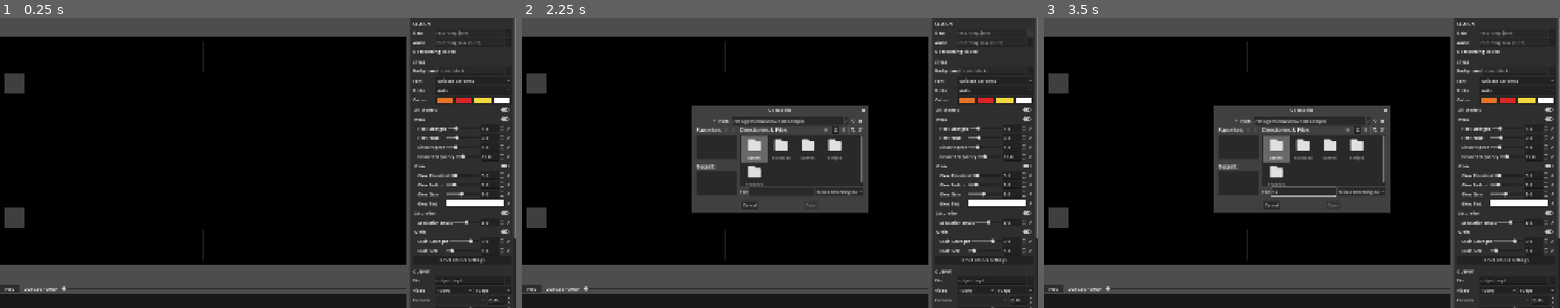
Above: before the commit, frames 1-3 (left to right).
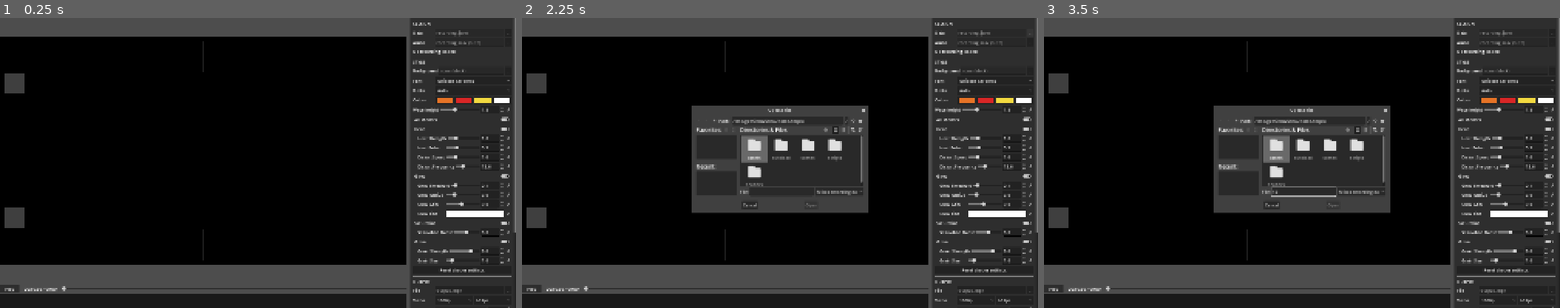
Above: after the commit, the same moments.

Repository: adufou/mix-visualizer
Game: Godot game, scene res://scenes/boot.tscn
Two runs of this game, one before a commit and one after it. Both use one fixed random seed, a clock stepped at 60 frames per second and the inputs below. The engine's default icon, where the game draws it, is replaced by a stand-in: a white triangle on a blue panel in a dark square.
Inputs (mouse positions are in pixels of both pictures, inside the frame that each line leads up to):
- Up to frame 1 (0.25 s): no input
- Up to frame 2 (2.25 s): click "Play" at 0.5 s; click "Play" at 1.25 s; click "..." at 2 s
- Up to frame 3 (3.5 s): click (1302, 192) at 2.77 s; type "12" at 2.85 s

The runs differ from the first frame. In frame 1, 2.6% of the frame differs, in the area x 80-100%, y 30-100%; in frame 2, 2.6%, in the area x 54-100%, y 30-100%; in frame 3, 2.6%.

Commit message:
feat: set waveform height from an editor slider

Diff:
--- a/scripts/editor.gd
+++ b/scripts/editor.gd
@@ -283,6 +283,7 @@
 			style["colors"][band] = color.to_html(false))
 		picker.popup_closed.connect(_save)
 
+	_build_waveform_height_row()
 	_build_shader_toggles()
 
 
@@ -291,6 +292,25 @@
 		_job["style"]["background_path"] = path
 		background_path_edit.text = path
 		_save()
+
+
+## Waveform height slider with a reset button, right above the shader settings.
+func _build_waveform_height_row() -> void:
+	var style: Dictionary = _job["style"]
+	var row := HBoxContainer.new()
+	var label := Label.new()
+	label.text = "Wave height"
+	label.custom_minimum_size.x = 80
+	row.add_child(label)
+	var slider := _add_slider(row, 0.5, 4.0, 0.05, _overlay.waveform_height, func(value):
+		_overlay.set_waveform_height(value)
+		style["waveform_height"] = value
+		_save())
+	var reset := _make_reset_button()
+	reset.pressed.connect(func(): slider.value = Overlay.DEFAULT_WAVEFORM_HEIGHT)
+	row.add_child(reset)
+	shader_toggles.get_parent().add_child(row)
+	shader_toggles.get_parent().move_child(row, shader_toggles.get_index())
 
 
 ## One master "All shaders" switch plus one per effect in background_fx.gd's
@@ -359,11 +379,7 @@
 	label.custom_minimum_size.x = 120
 	row.add_child(label)
 
-	var reset := Button.new()
-	reset.text = "↺"
-	reset.tooltip_text = "Reset to default"
-	reset.flat = true
-
+	var reset := _make_reset_button()
 	var default = background.get_param_default(param)
 	if default is Color:
 		var picker := ColorPickerButton.new()
@@ -382,34 +398,51 @@
 			params.erase(param)
 			_save())
 	else:
-		var spin := SpinBox.new()
 		var hint := String(background.get_param_info(param).get("hint_string", "0,1,0.01")).split(",")
-		spin.min_value = float(hint[0])
-		spin.max_value = float(hint[1])
-		spin.step = float(hint[2]) if hint.size() > 2 else 0.01
-		spin.custom_arrow_step = spin.step
-		var slider := HSlider.new()
-		slider.min_value = spin.min_value
-		slider.max_value = spin.max_value
-		slider.step = spin.step
-		slider.size_flags_horizontal = Control.SIZE_EXPAND_FILL
-		slider.size_flags_vertical = Control.SIZE_SHRINK_CENTER
-		slider.value = float(background.get_param(param))
-		spin.value = slider.value
-		slider.value_changed.connect(func(value):
-			spin.set_value_no_signal(value)
+		var step := float(hint[2]) if hint.size() > 2 else 0.01
+		var slider := _add_slider(row, float(hint[0]), float(hint[1]), step, float(background.get_param(param)), func(value):
 			background.set_param(param, value)
 			params[param] = value
 			_save())
-		spin.value_changed.connect(func(value): slider.value = value)
-		row.add_child(slider)
-		row.add_child(spin)
 		reset.pressed.connect(func():
 			slider.value = float(default)
 			params.erase(param)
 			_save())
 	row.add_child(reset)
 	return row
+
+
+## Adds a slider and a spin box mirroring it to `row`; on_change gets every
+## new value. Returns the slider (set its value to drive both).
+func _add_slider(row: HBoxContainer, min_value: float, max_value: float, step: float, value: float, on_change: Callable) -> HSlider:
+	var spin := SpinBox.new()
+	spin.min_value = min_value
+	spin.max_value = max_value
+	spin.step = step
+	spin.custom_arrow_step = step
+	var slider := HSlider.new()
+	slider.min_value = min_value
+	slider.max_value = max_value
+	slider.step = step
+	slider.size_flags_horizontal = Control.SIZE_EXPAND_FILL
+	slider.size_flags_vertical = Control.SIZE_SHRINK_CENTER
+	slider.value = value
+	spin.value = value
+	slider.value_changed.connect(func(new_value):
+		spin.set_value_no_signal(new_value)
+		on_change.call(new_value))
+	spin.value_changed.connect(func(new_value): slider.value = new_value)
+	row.add_child(slider)
+	row.add_child(spin)
+	return slider
+
+
+func _make_reset_button() -> Button:
+	var reset := Button.new()
+	reset.text = "↺"
+	reset.tooltip_text = "Reset to default"
+	reset.flat = true
+	return reset
 
 
 # --- Output & Generate -------------------------------------------------------
--- a/scripts/overlay.gd
+++ b/scripts/overlay.gd
@@ -14,11 +14,16 @@
 	"3/4": ["[Channel3]", "[Channel4]"],
 }
 
+## Waveform bar height multiplier (style "waveform_height"), on top of the
+## tracks' ReplayGain. Same as WaveformDisplay.height_scale's default.
+const DEFAULT_WAVEFORM_HEIGHT := 1.8
+
 @onready var top_deck_slot: Control = %TopDeckSlot
 @onready var bottom_deck_slot: Control = %BottomDeckSlot
 @onready var background: BackgroundFx = %Background
 
 var deck_pair := "Auto"
+var waveform_height := DEFAULT_WAVEFORM_HEIGHT
 
 
 func _ready() -> void:
@@ -39,6 +44,14 @@
 	deck_pair = pair
 	if is_node_ready():
 		_build_deck_panels()
+
+
+func set_waveform_height(height: float) -> void:
+	waveform_height = height
+	if is_node_ready():
+		for slot in [top_deck_slot, bottom_deck_slot]:
+			for panel in slot.get_children():
+				panel.waveform_display.height_scale = height
 
 
 ## Two slots, filled from deck_pair.
@@ -62,6 +75,7 @@
 		# top, so both label rows meet near the screen's vertical center.
 		panel.reversed = (i == 0)
 		slots[i].add_child(panel)
+		panel.waveform_display.height_scale = waveform_height
 
 
 func _on_background_changed(_image: Image, texture: ImageTexture) -> void:
--- a/scripts/render_job.gd
+++ b/scripts/render_job.gd
@@ -38,6 +38,7 @@
 			"font": FontManager.current_font_name,
 			## Overlay.DECK_PAIRS key: which two decks get the panels.
 			"decks": "Auto",
+			"waveform_height": Overlay.DEFAULT_WAVEFORM_HEIGHT,
 			"colors": {
 				"low": BackgroundManager.current_colors["low"].to_html(false),
 				"mid": BackgroundManager.current_colors["mid"].to_html(false),
@@ -116,6 +117,7 @@
 	if FontManager.FONTS.has(font):
 		FontManager.set_font(font)
 	overlay.set_deck_pair(style.get("decks", "Auto"))
+	overlay.set_waveform_height(float(style.get("waveform_height", Overlay.DEFAULT_WAVEFORM_HEIGHT)))
 	var effects: Dictionary = style.get("effects", {})
 	for effect in overlay.background.EFFECTS.keys():
 		overlay.background.set_effect_enabled(effect, effects.get(effect, true))
